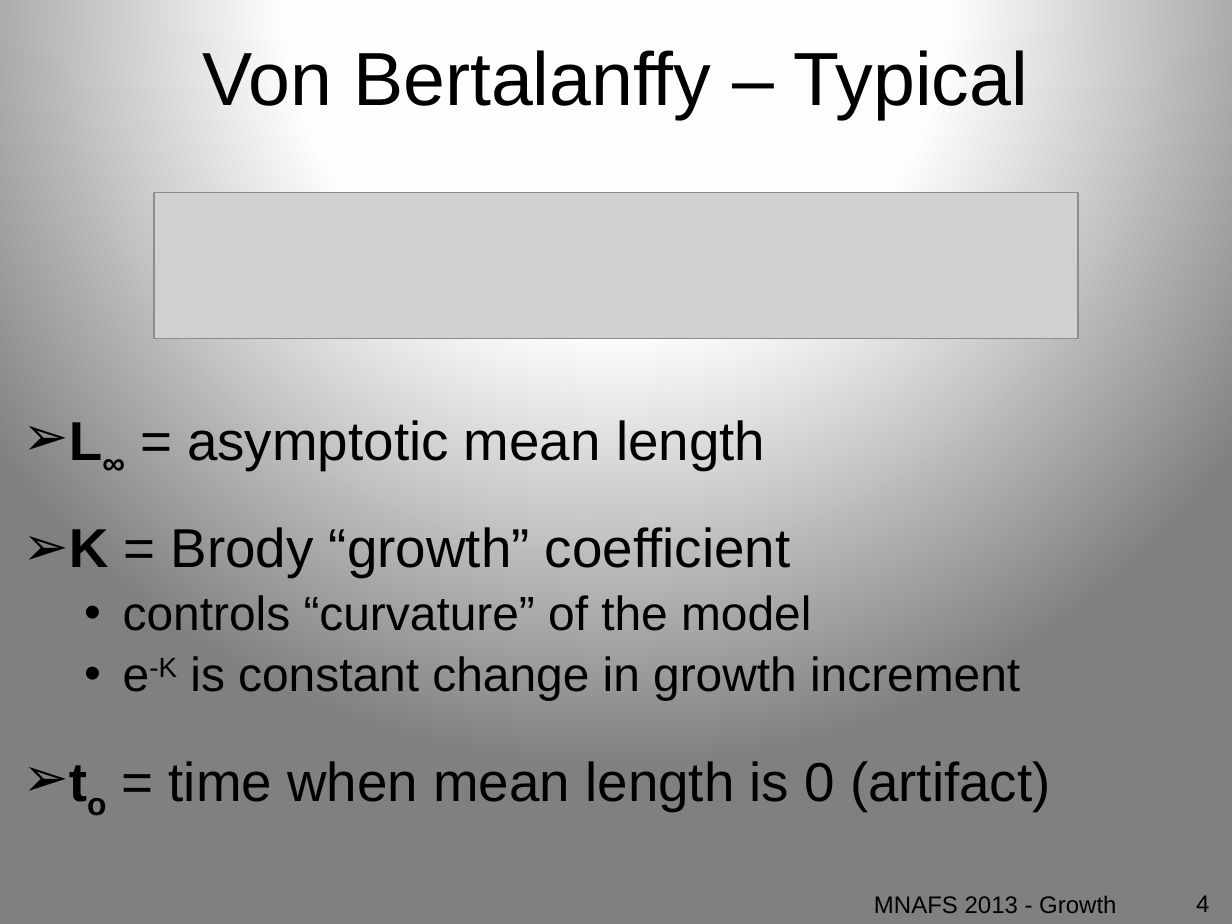
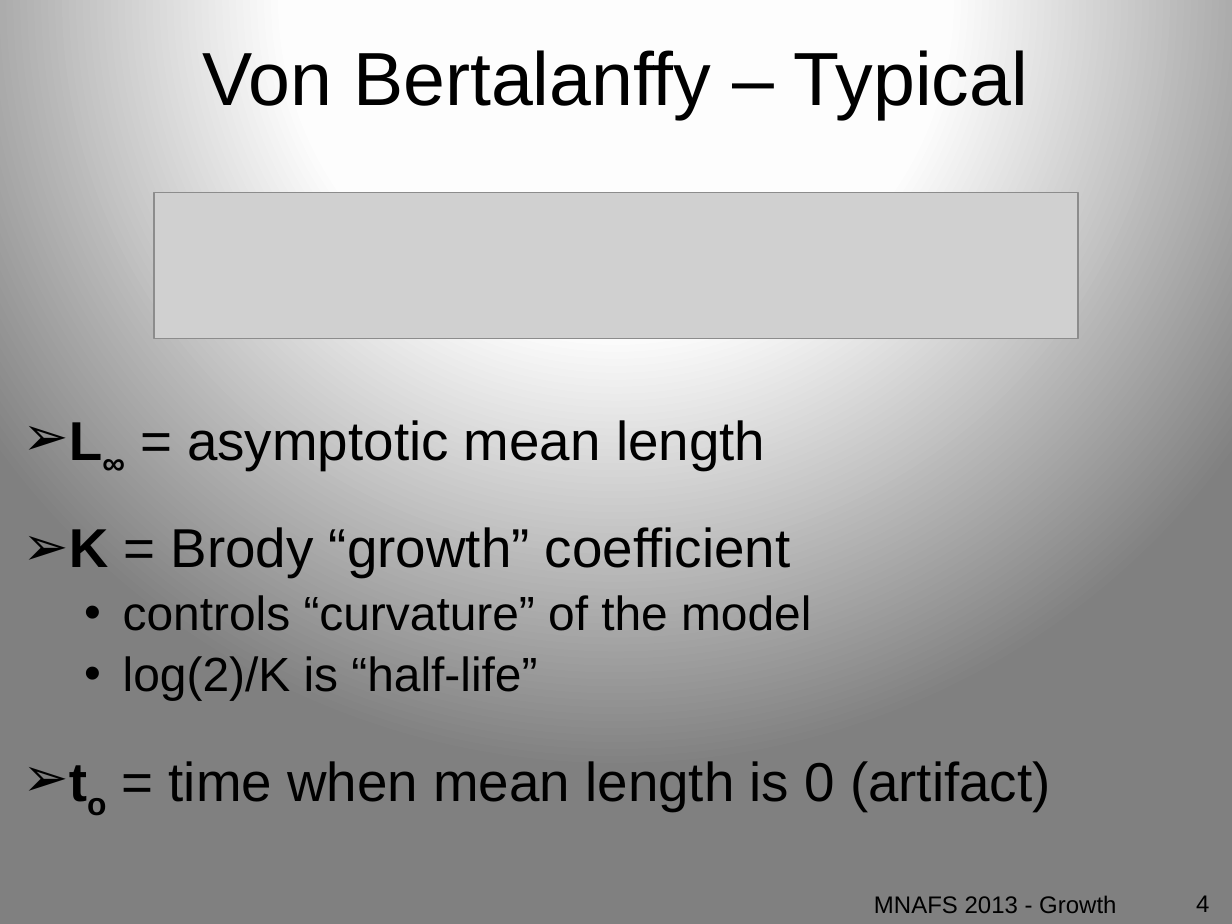
Before and after one commit to droglenc/AFSPortland2015, a slide deck: slide 4 of Slides/04_Growth.pptx. Drawn at 1232x924 pixels with LibreOffice and Linux fonts; fonts in the diff are those of the drawing; grey boxes stand for pictures. Boxes give left, top, right and bottom in pixels: in the first picture for what was removed or moved away, otherwise in the second. Text is boxed around its words. In the diff, an @@ line names an element or a change of style, - is before the commit and + after.

Commit message:
More work on growth fitting and comparisons.

```diff
--- a/Slides/04_Growth.pptx
+++ b/Slides/04_Growth.pptx
@@ text at (123,656,537,700): text changed @@
-  • e-K is constant change in growth increment
+  • log(2)/K is “half-life”
```
Also in this commit, not shown: 1 other slide changed, 8 other files.
